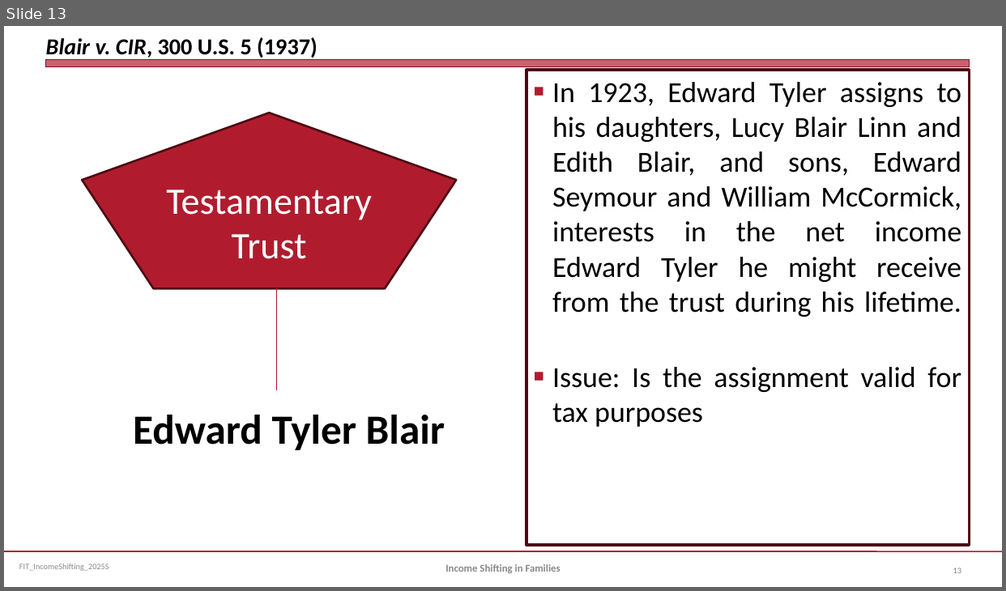
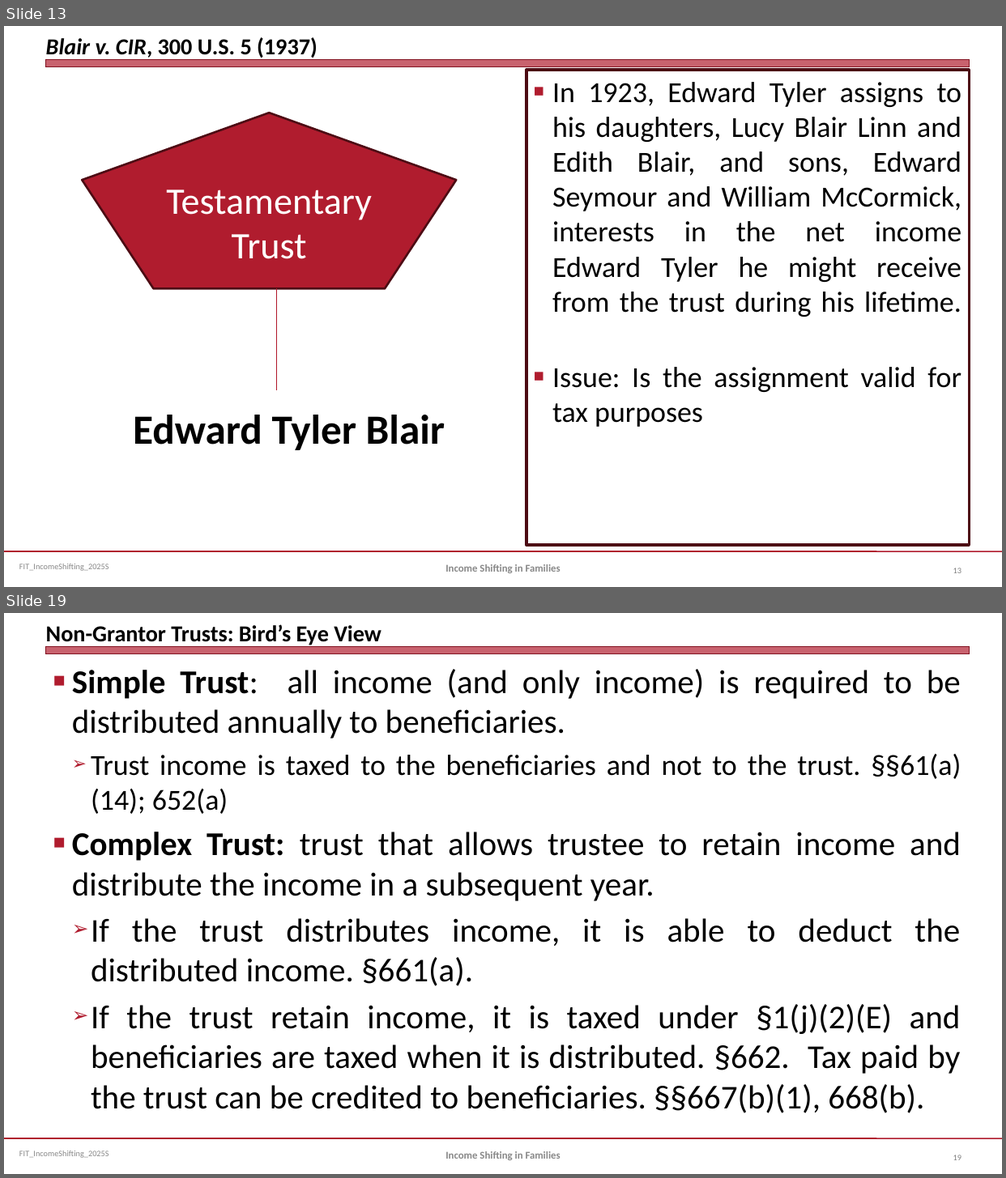
Before and after one commit to jmc877/Fed-Income-Tax, a slide deck: slides/FIT_IncomeShifting_2025S.pptx. Shown one above the other, each under a label of ours: slide 13 before the commit, slides 13 and 19 after it; the slides between them are not shown. The pictures are 1006x591 and 1006x1178 pixels, drawn with LibreOffice and Linux fonts; fonts in the diff are those of the drawing. Boxes give left, top, right and bottom in pixels: in the first picture for what was removed or moved away, otherwise in the second. Text is boxed around its words. In the diff, an @@ line names an element or a change of style, - is before the commit and + after.

```diff
--- a/slides/FIT_IncomeShifting_2025S.pptx
+++ b/slides/FIT_IncomeShifting_2025S.pptx
@@ slide 19 added at (4,613,1002,1174), background #FFFFFF; not listed: 3 template elements that a slide beside it also shows @@
@@ title added at (46,624,381,647), 22 pt, text #000000, bold @@
+Non-Grantor Trusts: Bird’s Eye View
@@ text added at (72,669,961,1114), 32 pt, text #000000 @@
+■ Simple Trust: all income (and only income) is required to be distributed annually to beneficiaries.
+  ➢ Trust income is taxed to the beneficiaries and not to the trust. §§61(a)(14); 652(a)
+■ Complex Trust: trust that allows trustee to retain income and distribute the income in a subsequent year.
+  ➢ If the trust distributes income, it is able to deduct the distributed income. §661(a).
+  ➢ If the trust retain income, it is taxed under §1(j)(2)(E) and beneficiaries are taxed when it is distributed. §662. Tax paid by the trust can be credited to beneficiaries. §§667(b)(1), 668(b).
@@ text added at (445,1152,560,1161), 10 pt, text #898989, bold @@
+Income Shifting in Families
@@ page number added at (953,1155,961,1161), 8 pt, text #808080 @@
+19
```
Also in this commit, not shown: 4 slides changed, 3 other slides added.
